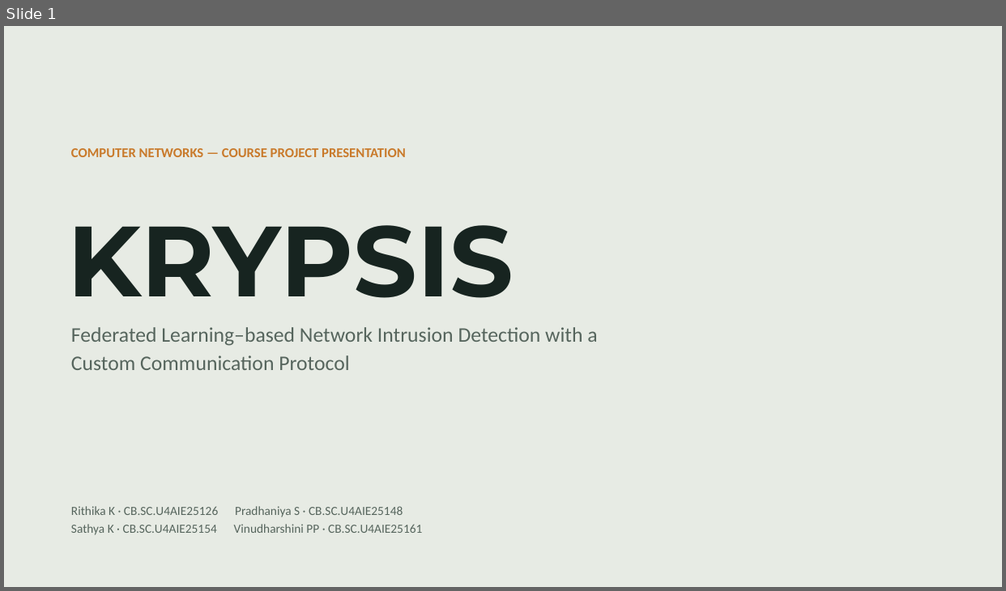
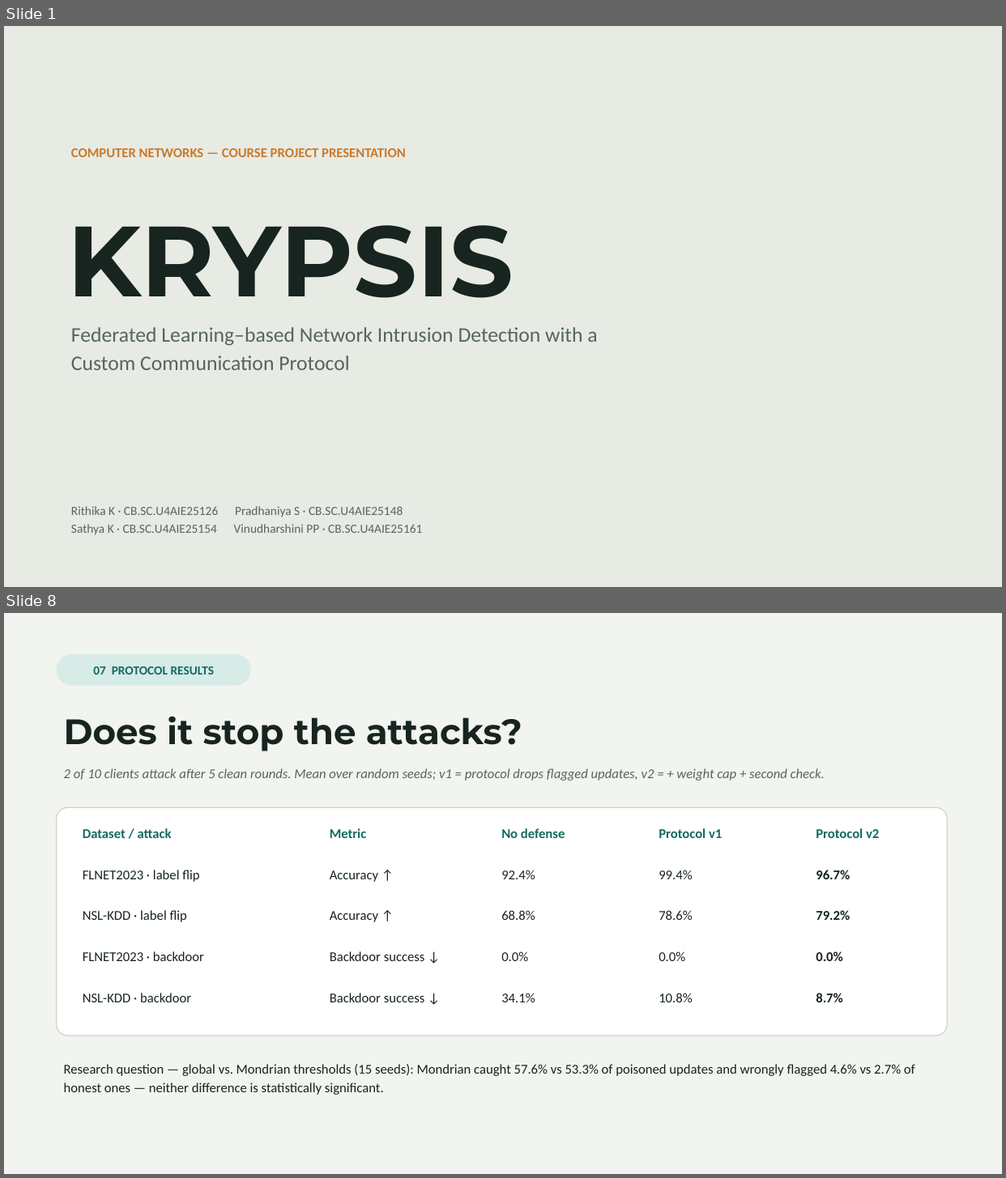
Before and after one commit to Vinudharshini18/Krypsis-A-network-intrusion-detection-system, a slide deck: presentation/Krypsis_Presentation.pptx. Shown one above the other, each under a label of ours: slide 1 before the commit, slides 1 and 8 after it; the slides between them are not shown. The pictures are 1006x591 and 1006x1178 pixels, drawn with LibreOffice and Linux fonts; fonts in the diff are those of the drawing. Boxes give left, top, right and bottom in pixels: in the first picture for what was removed or moved away, otherwise in the second. Text is boxed around its words. In the diff, an @@ line names an element or a change of style, - is before the commit and + after.

Commit message:
Add improved defenses, backdoor attack and NSL-KDD replication
- protocol.py: per-client weight cap and trimmed-mean second check for
  flagged updates
- defense_experiment.py: none / v1 / v2 / v2-Mondrian policies under
  label flipping and backdoor attacks, on FLNET2023 (5 seeds) and
  NSL-KDD (10 seeds); 120 runs, resumable
- preprocess_nslkdd.py + data/NSL-KDD: NSL-KDD restored as a
  replication dataset with a 10-client Dirichlet split
- multiclass.py: 11-class detection (results pending)
- Slides rebuilt from results files (10 slides); handbook script
  rewritten (PDF not yet regenerated)
- README: Phase 9 results, including the weight cap's downside and the
  backdoor failing on FLNET2023

```diff
--- a/presentation/Krypsis_Presentation.pptx
+++ b/presentation/Krypsis_Presentation.pptx
@@ slide 8 added at (4,613,1002,1174), background #FFFFFF @@
@@ rectangle added at (4,613,1002,1174), fill #F2F4F0 @@
@@ rounded rectangle added at (57,654,251,686), fill #D7EBE7, 12 pt, text #146B62, bold @@
+07 PROTOCOL RESULTS
@@ text added at (64,716,522,752), 34 pt, text #172420, bold @@
+Does it stop the attacks?
@@ text added at (64,769,825,781), 13 pt, text #56655D, italic @@
+2 of 10 clients attack after 5 clean rounds. Mean over random seeds; v1 = protocol drops flagged updates, v2 = + weight cap + second check.
@@ rounded rectangle added at (57,807,948,1036), fill #FFFFFF, outline #CFD6CB 1 pt @@
@@ text added at (83,828,172,838), 13 pt, text #146B62, bold @@
+Dataset / attack
@@ text added at (330,828,367,838), 13 pt, text #146B62, bold @@
+Metric
@@ text added at (501,828,565,838), 13 pt, text #146B62, bold @@
+No defense
@@ text added at (658,828,722,838), 13 pt, text #146B62, bold @@
+Protocol v1
@@ text added at (816,828,879,838), 13 pt, text #146B62, bold @@
+Protocol v2
@@ text added at (83,870,199,882), 13 pt, text #172420 @@
+FLNET2023 · label flip
@@ text added at (330,871,378,882), 13 pt, text #172420 @@
+Accuracy ↑
@@ text added at (501,870,535,879), 13 pt, text #172420 @@
+92.4%
@@ text added at (658,870,692,879), 13 pt, text #172420 @@
+99.4%
@@ text added at (816,870,850,879), 13 pt, text #172420, bold @@
+96.7%
@@ text added at (83,910,187,922), 13 pt, text #172420 @@
+NSL-KDD · label flip
@@ text added at (330,911,378,922), 13 pt, text #172420 @@
+Accuracy ↑
@@ text added at (501,910,535,920), 13 pt, text #172420 @@
+68.8%
@@ text added at (658,910,692,920), 13 pt, text #172420 @@
+78.6%
@@ text added at (816,910,850,920), 13 pt, text #172420, bold @@
+79.2%
@@ text added at (83,952,204,961), 13 pt, text #172420 @@
+FLNET2023 · backdoor
@@ text added at (330,952,425,961), 13 pt, text #172420 @@
+Backdoor success ↓
@@ text added at (501,952,528,961), 13 pt, text #172420 @@
+0.0%
@@ text added at (658,952,685,961), 13 pt, text #172420 @@
+0.0%
@@ text added at (816,952,842,961), 13 pt, text #172420, bold @@
+0.0%
@@ text added at (83,993,191,1003), 13 pt, text #172420 @@
+NSL-KDD · backdoor
@@ text added at (330,993,425,1003), 13 pt, text #172420 @@
+Backdoor success ↓
@@ text added at (501,993,535,1003), 13 pt, text #172420 @@
+34.1%
@@ text added at (658,993,692,1003), 13 pt, text #172420 @@
+10.8%
@@ text added at (816,993,842,1003), 13 pt, text #172420, bold @@
+8.7%
@@ text added at (64,1064,915,1095), 13 pt, text #172420 @@
+Research question — global vs. Mondrian thresholds (15 seeds): Mondrian caught 57.6% vs 53.3% of poisoned updates and wrongly flagged 4.6% vs 2.7% of honest ones — neither difference is statistically significant.
```
Also in this commit, not shown: 6 slides changed, 2 other slides added, 1 slide removed, 11 other files.
